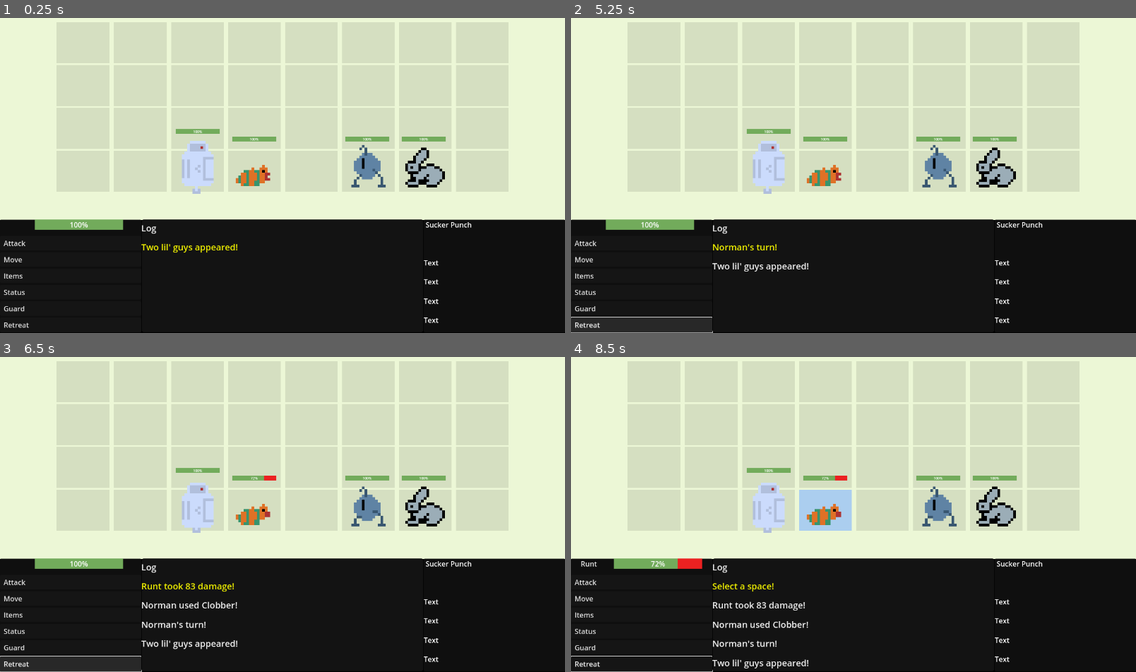
Above: before the commit, frames 1-4 (two rows, left to right).
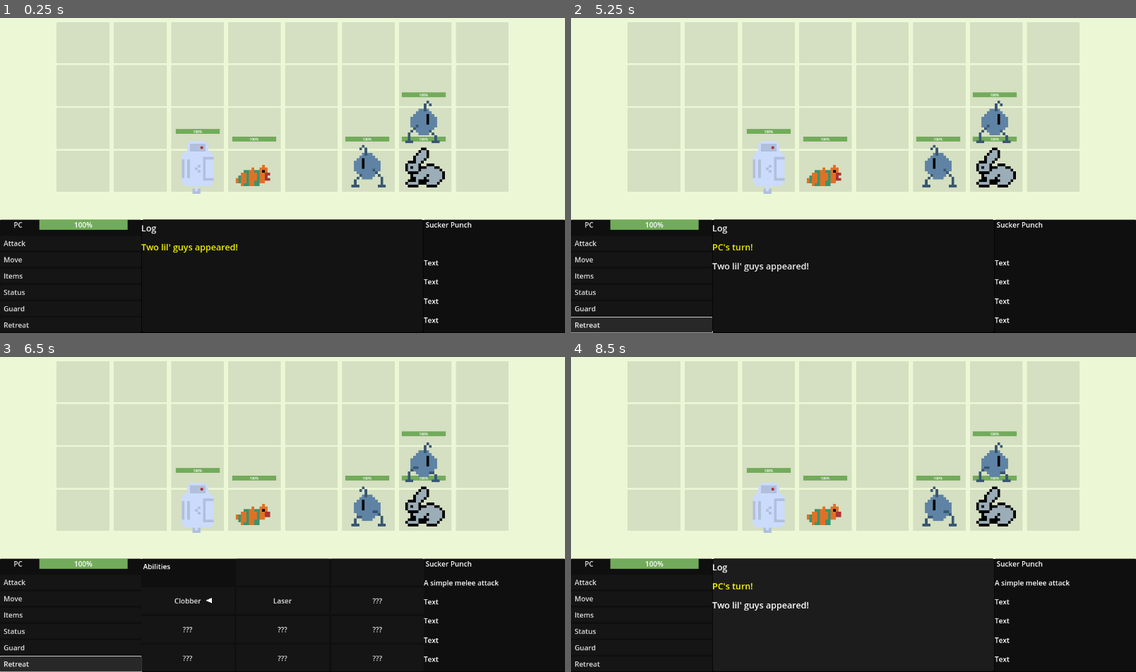
Above: after the commit, the same moments.

Repository: SamShubitz1/WorkingTitle
Game: Godot game, scene res://Scenes/Battle/Battle/battle_scene.tscn
The game is run twice, just before and just after one commit, with the same random seed, the same clock (stepped at 60 frames per second) and the same inputs. This scene is started directly instead of the project's main scene.
Inputs (mouse positions are in pixels of both pictures, inside the frame that each line leads up to):
- Up to frame 1 (0.25 s): no input
- Up to frame 2 (5.25 s): click "Attack" at 0.5 s; click "Move" at 1.25 s; click "Items" at 2 s; click "Status" at 2.75 s; click "Guard" at 3.5 s; click "Retreat" at 4.25 s; tap Enter (ui_accept) at 5 s; hold Right (ui_right) from 5.03 s (still down); tap E (navigate_log) at 5.1 s
- Up to frame 3 (6.5 s): tap Enter (ui_accept) at 5.27, 6.02 s; release Right (ui_right) at 5.78 s; hold Q (go_back) from 5.78 s (still down); tap P (testbutton) at 5.85 s
- Up to frame 4 (8.5 s): release Q (go_back) at 6.5 s; click (757, 599) at 6.5 s, where only the run after the commit has a clickable "Clobber"; hold Right (ui_right) 7.28-8.03 s; tap E (navigate_log) at 7.35 s; hold S (navigate_forward) from 8.03 s (still down); tap P (testbutton) at 8.1 s; tap Enter (ui_accept) at 8.27 s

The runs differ from the first frame. In frame 1, 0.6% of the frame differs, in the area x 2-79%, y 23-68%; in frame 2, 0.7%; in frame 3, 1.8%; in frame 4, 2.8%, in the area x 0-89%, y 23-100%.

Commit message:
Added start of new enemy.

Diff:
--- a/Scenes/Battle/Battle/battle_controller.gd
+++ b/Scenes/Battle/Battle/battle_controller.gd
@@ -13,6 +13,7 @@
 var thumper_scene = preload("res://Scenes/Battle/Characters/Thumper/thumper.tscn")
 var pc_scene = preload("res://Scenes/Battle/Characters/PC/pc.tscn")
 var runt_scene = preload("res://Scenes/Battle/Characters/Runt/runt.tscn")
+var mandrake_scene = preload("res://Scenes/Battle/Characters/Mandrake/mandrake.tscn")
 
 var players: Array[Character]
 var current_player: Character
@@ -307,6 +308,14 @@
 	thumper.flip_sprite()
 	players.append(thumper)
 
+	var mandrake = mandrake_scene.instantiate()
+	var mandrake_abilities = ["Clobber", "Bite"]
+	mandrake.init("Mandrake", GameData.Alliance.ENEMY, mandrake.get_node("CharSprite"), mandrake.get_node("CharHealth"), 300, mandrake_abilities, Vector2i(6, 1)) # init props will be accessed from somewhere
+	set_position_by_grid_coords(mandrake)
+	add_child(mandrake)
+	mandrake.flip_sprite()
+	players.append(mandrake)
+
 func populate_grid() -> void:
 	for player in players:
 		battle_grid.set_object_at_grid_position(player)
--- /dev/null
+++ b/Scenes/Battle/Characters/Mandrake/mandrake.tscn
@@ -0,0 +1,56 @@
+[gd_scene load_steps=8 format=3 uid="uid://bvd2jl6prp014"]
+
+[ext_resource type="Script" path="res://Classes/base_character.gd" id="1_ejhso"]
+[ext_resource type="Texture2D" uid="uid://qq7nfbn3rp2u" path="res://Scenes/Battle/Characters/Norman/Norman_Combat_Idle1.png" id="2_rjftw"]
+
+[sub_resource type="AtlasTexture" id="AtlasTexture_ob1cy"]
+atlas = ExtResource("2_rjftw")
+region = Rect2(0, 13, 16, 18)
+
+[sub_resource type="AtlasTexture" id="AtlasTexture_n4iei"]
+atlas = ExtResource("2_rjftw")
+region = Rect2(16, 13, 16, 18)
+
+[sub_resource type="SpriteFrames" id="SpriteFrames_fknt7"]
+animations = [{
+"frames": [{
+"duration": 1.0,
+"texture": SubResource("AtlasTexture_ob1cy")
+}, {
+"duration": 1.0,
+"texture": SubResource("AtlasTexture_n4iei")
+}],
+"loop": true,
+"name": &"default",
+"speed": 2.0
+}]
+
+[sub_resource type="StyleBoxFlat" id="StyleBoxFlat_0gsre"]
+bg_color = Color(0.92, 0.1288, 0.1288, 1)
+
+[sub_resource type="StyleBoxFlat" id="StyleBoxFlat_fxy7r"]
+bg_color = Color(0.44607, 0.671498, 0.355604, 1)
+
+[node name="Mandrake" type="Node2D"]
+position = Vector2(807, 406)
+scale = Vector2(0.5, 0.5)
+script = ExtResource("1_ejhso")
+
+[node name="CharSprite" type="AnimatedSprite2D" parent="."]
+texture_filter = 1
+scale = Vector2(12, 12)
+sprite_frames = SubResource("SpriteFrames_fknt7")
+frame_progress = 0.49554
+
+[node name="CharHealth" type="ProgressBar" parent="."]
+custom_minimum_size = Vector2(200, 0)
+offset_left = -100.0
+offset_top = -134.0
+offset_right = 100.0
+offset_bottom = -111.0
+size_flags_horizontal = 3
+theme_override_colors/font_color = Color(1, 1, 1, 1)
+theme_override_styles/background = SubResource("StyleBoxFlat_0gsre")
+theme_override_styles/fill = SubResource("StyleBoxFlat_fxy7r")
+max_value = 80.0
+value = 80.0
